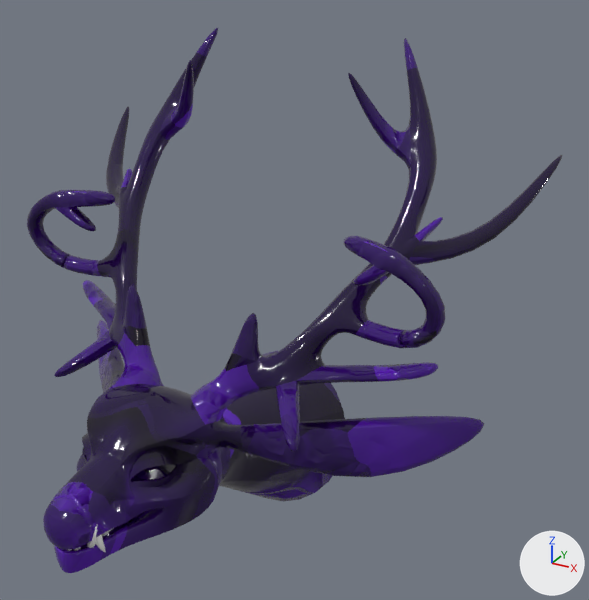
An edit to the Blender file GooMonster.blend, drawn before and after from the same camera.
Before and after are seen from a 50 mm lens placed at (10.62, -11.33, 11.04), pointed at (1.68, 4.9, 2.93). Every picture has the same lights, and +X, +Y and +Z are marked at lower right. The same objects are shown in both versions, whatever each file hides.

Objects in the first picture: 'CorruptHead'.
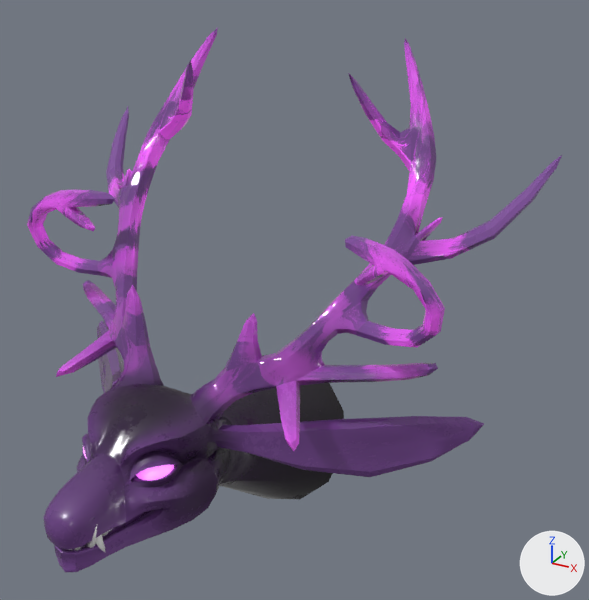
Pixel boxes (x1, y1, x2, y2) of what changed, in the pictures (589 x 600 px):
'CorruptHead', surface changed, reshaped, modifiers changed
    before: (27, 28, 562, 573)
    after: (27, 28, 562, 572)

The change, as a list of edits to the scene's bpy script:
```text
Add img_goomonster_body_albedotransparency_png:
    img_goomonster_body_albedotransparency_png = load_image('GooMonster_Body_AlbedoTransparency.png', 'Assets/GooMonster/GooMonster_Body_AlbedoTransparency.png', 1024, 1024, 'sRGB')
Add img_goomonster_body_normal_png:
    img_goomonster_body_normal_png = load_image('GooMonster_Body_Normal.png', 'Assets/GooMonster/GooMonster_Body_Normal.png', 1024, 1024, 'Non-Color')
Add img_goomonster_body_emission_png:
    img_goomonster_body_emission_png = load_image('GooMonster_Body_Emission.png', 'Assets/GooMonster/GooMonster_Body_Emission.png', 1024, 1024, 'sRGB')
Add img_goomonster_body_metallicsmoothness_png:
    img_goomonster_body_metallicsmoothness_png = load_image('GooMonster_Body_MetallicSmoothness.png', 'Assets/GooMonster/GooMonster_Body_MetallicSmoothness.png', 1024, 1024, 'sRGB')
Change mat_body:
    where n2 = _N.new('ShaderNodeBsdfPrincipled'); n2.name = 'Principled BSDF'
    add n2.inputs[28].default_value = 1.0  # 'Emission Strength'
    where n3 = _N.new('ShaderNodeTexImage'); n3.name = 'Image Texture.004'
    remove n4 = _N.new('ShaderNodeTexImage'); n4.name = 'Image Texture.003'
    remove n4.image = img_goodragon_body_normal_png
    n3.image: img_goodragon_body_albedotransparency_png -> img_goomonster_body_albedotransparency_png
    where n5 = _N.new('ShaderNodeTexImage'); n5.name = 'Image Texture.005'
    n5.image: img_goodragon_body_metallicsmoothness_png -> img_goomonster_body_metallicsmoothness_png
    add n4 = _N.new('ShaderNodeTexImage'); n4.name = 'Image Texture.003'
    add n4.image = img_goomonster_body_normal_png
    add n7 = _N.new('ShaderNodeTexImage'); n7.name = 'Image Texture.006'
    add n7.image = img_goomonster_body_emission_png
    add _L.new(n7.outputs[0], n2.inputs[27])  # 'Color' to 'Emission Color'
Add mat_eyes:
    mat_eyes = principled_material('Eyes')
    mat_eyes.base_color = (0.8, 0.8, 0.8)  # white #e7e7e7
    mat_eyes.emission_color = (0.869, 0.0632, 0.955)  # pink #f047fa
    mat_eyes.emission_strength = 1.0
Add me_cube_005:
    me_cube_005.from_pydata(...)  # 3401 vertices, 3490 faces; spans x -6.8..6.8, y -2.14..9.31, z -4.59..8.86
    me_cube_005.polygons.foreach_set('use_smooth', [True] * 3490)
    # faces by material slot: [2034, 816, 640]
    me_cube_005.materials.append(mat_body)
    me_cube_005.materials.append(mat_teeth)  # white #e7e7e7
    me_cube_005.materials.append(mat_eyes)  # white #e7e7e7
Change ob_corrupthead:
    ob_corrupthead: bpy.data.objects.new('CorruptHead', me_cube_002) -> bpy.data.objects.new('CorruptHead', me_cube_005)
    remove _m = ob_corrupthead.modifiers.new('Mirror', 'MIRROR')
    remove _m.use_clip = True
    remove _m = ob_corrupthead.modifiers.new('Subdivision', 'SUBSURF')
```
